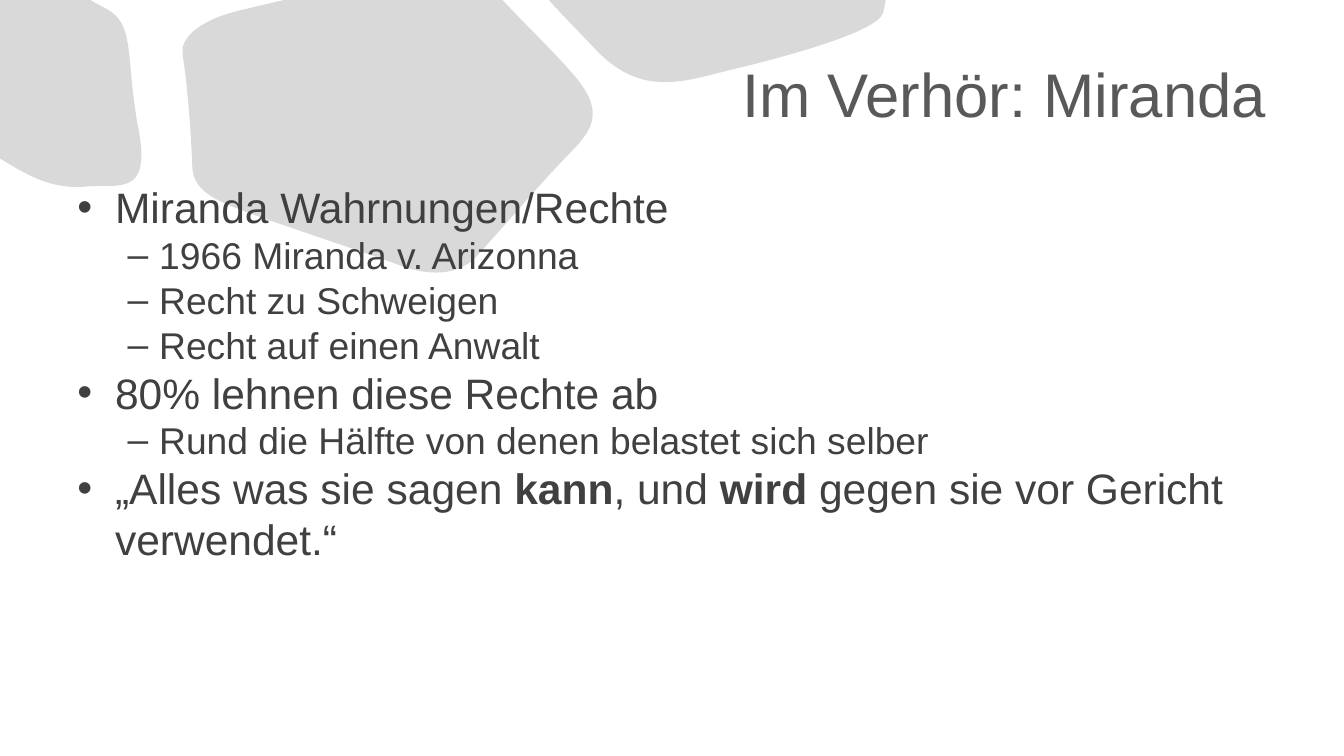
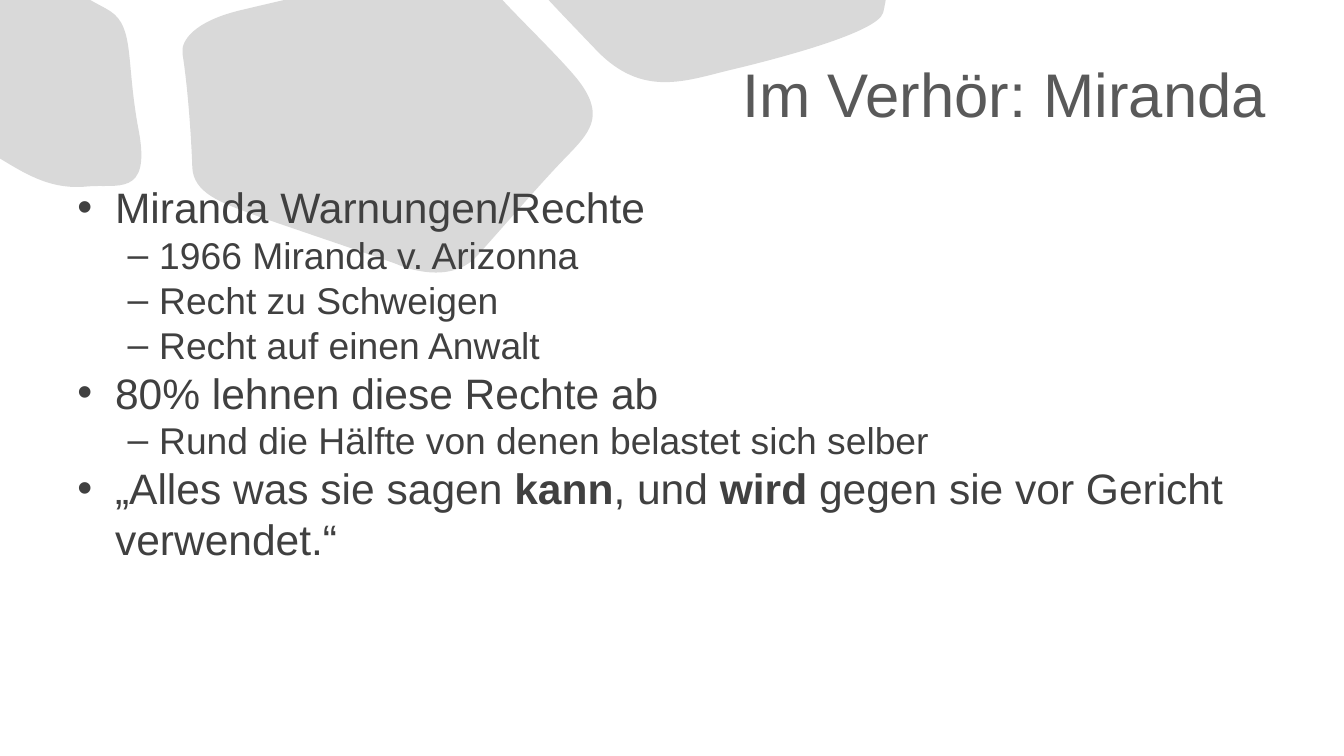
Before and after one commit to MAA28/Abi, a slide deck: slide 5 of Seminarfach/Präsentation.pptx. Drawn at 1344x756 pixels with LibreOffice and Linux fonts; fonts in the diff are those of the drawing. Boxes give left, top, right and bottom in pixels: in the first picture for what was removed or moved away, otherwise in the second. Text is boxed around its words. In the diff, an @@ line names an element or a change of style, - is before the commit and + after.

```diff
--- a/Seminarfach/Präsentation.pptx
+++ b/Seminarfach/Präsentation.pptx
@@ text at [115, 192, 645, 231]: text changed @@
-• Miranda Wahrnungen/Rechte
+• Miranda Warnungen/Rechte
```
Also in this commit, not shown: 2 other slides changed, 1 slide added, 1 slide removed, 1 other file.
